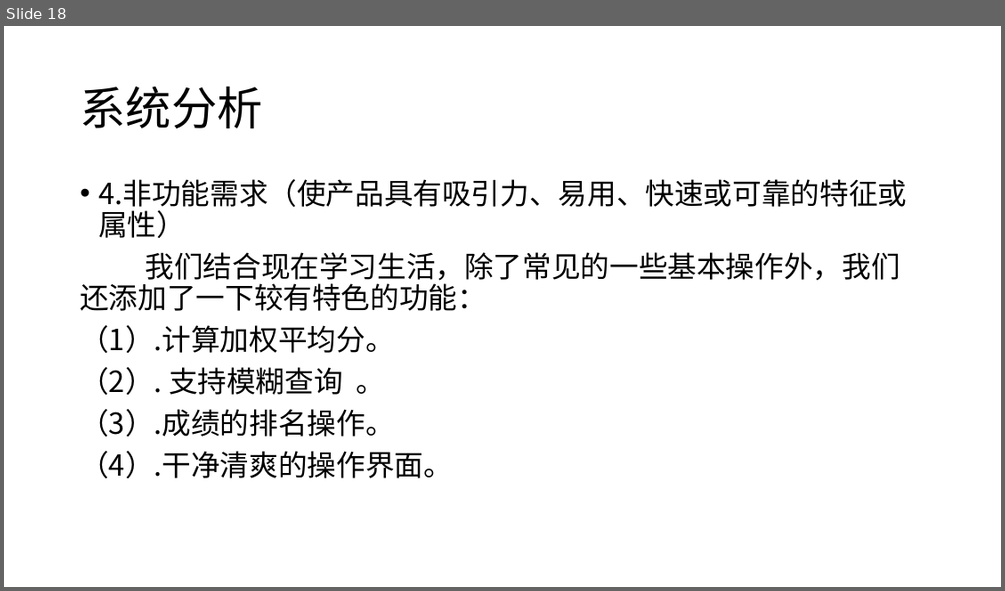
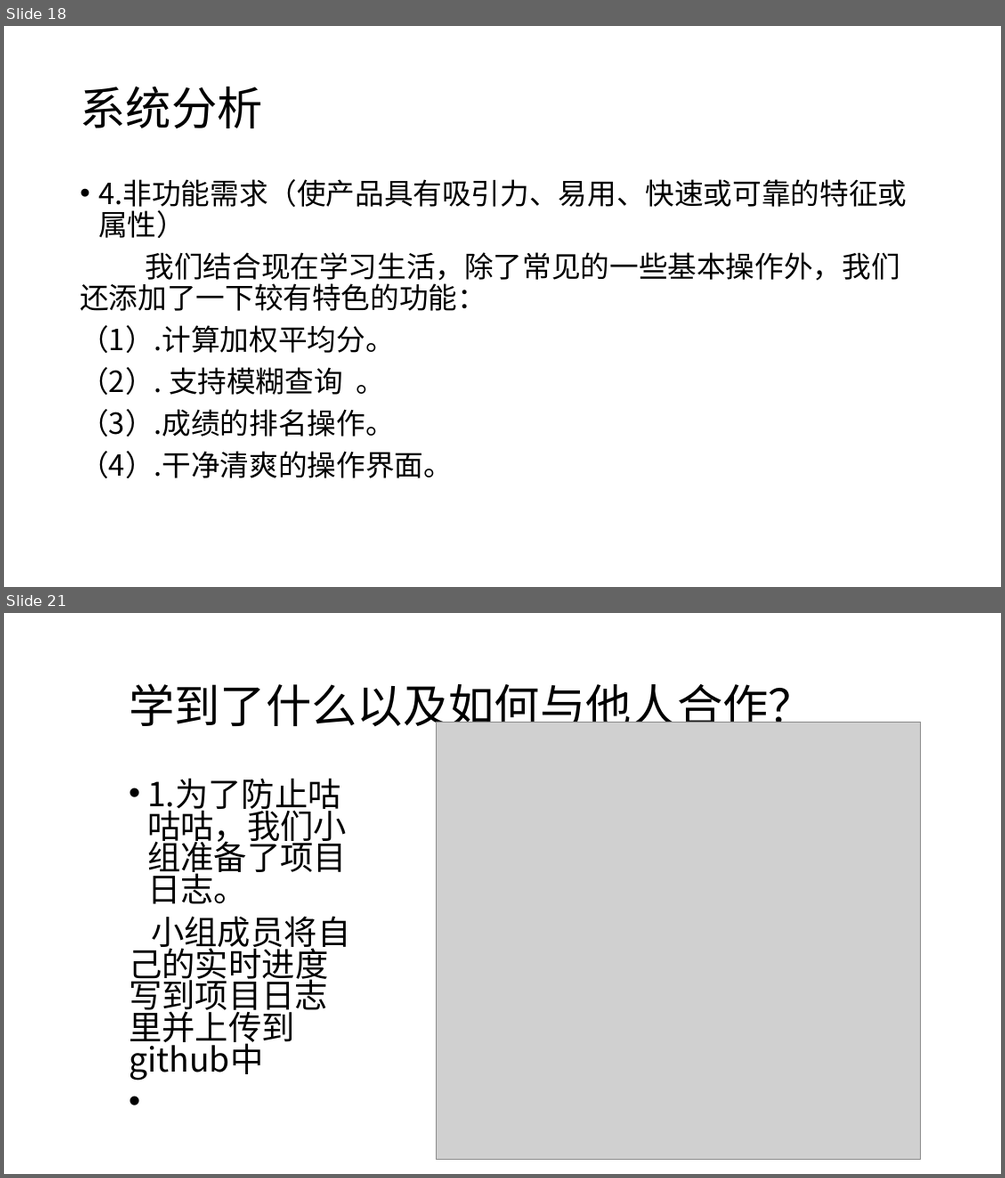
Before and after one commit to moriartyscat/--git, a slide deck: C语言期末作业.pptx. Shown one above the other, each under a label of ours: slide 18 before the commit, slides 18 and 21 after it; the slides between them are not shown. The pictures are 1005x591 and 1005x1178 pixels, drawn with LibreOffice and Linux fonts; fonts in the diff are those of the drawing; grey boxes stand for pictures; background and template pictures are left out. Boxes give left, top, right and bottom in pixels: in the first picture for what was removed or moved away, otherwise in the second. Text is boxed around its words. In the diff, an @@ line names an element or a change of style, - is before the commit and + after.

```diff
--- a/C语言期末作业.pptx
+++ b/C语言期末作业.pptx
@@ slide 21 added at [4, 613, 1001, 1174], background picture (left out) @@
@@ title added at [129, 683, 814, 734], 44 pt, text #000000 @@
+学到了什么以及如何与他人合作？
@@ picture added at [437, 722, 921, 1159] @@
@@ text added at [129, 778, 350, 1080], 32 pt, text #000000 @@
+• 1.为了防止咕咕咕，我们小组准备了项目日志。
+小组成员将自己的实时进度写到项目日志里并上传到github中
```
Also in this commit, not shown: 3 slides changed, 3 other slides added, 1 slide removed, 1 other file.
